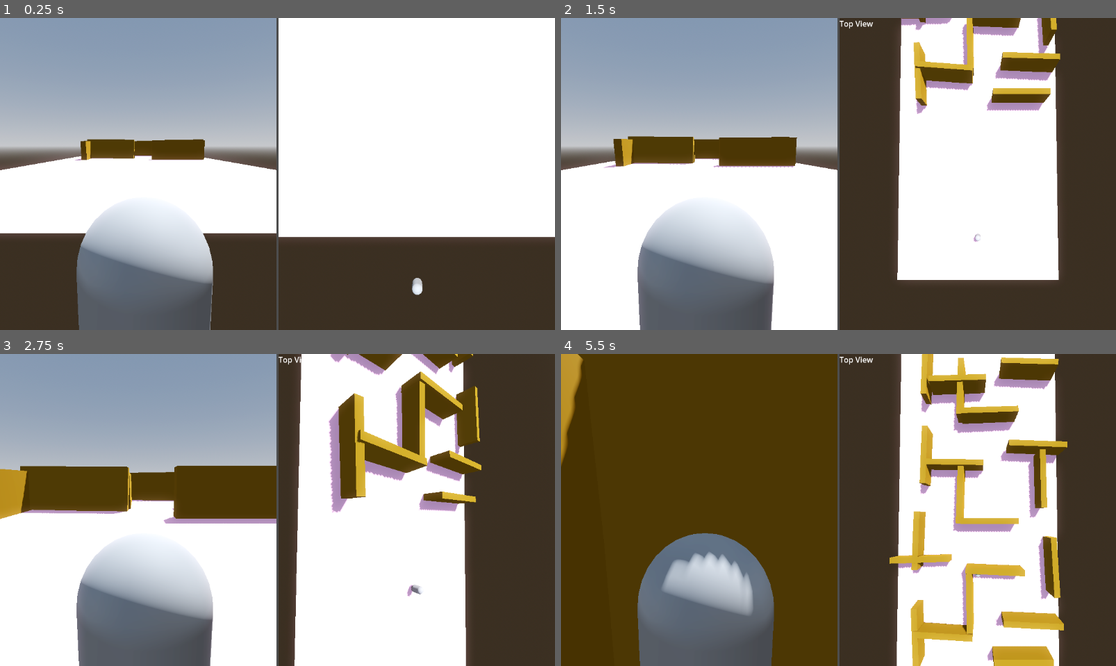
Above: before the commit, frames 1-4 (two rows, left to right).
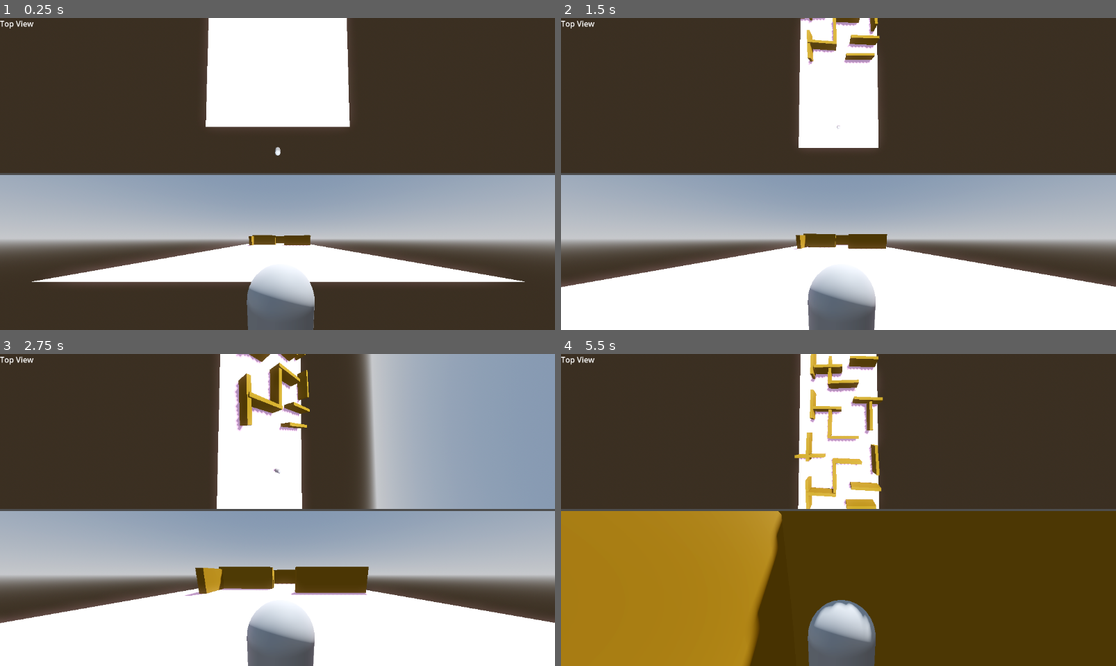
Above: after the commit, the same moments.

Repository: akj-07/mirage-marathon
Game: Godot game, scene res://World.tscn
The game is run twice, just before and just after one commit, with the same random seed, the same clock (stepped at 60 frames per second) and the same inputs.
Inputs:
- Up to frame 1 (0.25 s): no input
- Up to frame 2 (1.5 s): hold D (Right) 0.53-1.28 s; hold S (backward) from 1.28 s (still down)
- Up to frame 3 (2.75 s): release S (backward) at 2.03 s; hold D (Right) from 2.03 s (still down)
- Up to frame 4 (5.5 s): release D (Right) at 2.78 s; hold W (forward) 2.78-3.53 s; hold A (Left) 3.53-5.03 s; hold S (backward) from 5.03 s (still down)

The runs differ from the first frame. In frame 1, 82% of the frame differs, in the area x 0-100%, y 0-100%; in frame 2, 85%; in frame 3, 88%; in frame 4, 88%.

Commit message:
feat: vbox container added

Diff:
--- a/World.tscn
+++ b/World.tscn
@@ -41,7 +41,7 @@
 grow_horizontal = 2
 grow_vertical = 2
 
-[node name="HBoxContainer" type="HBoxContainer" parent="Control"]
+[node name="VBoxContainer" type="VBoxContainer" parent="Control"]
 layout_mode = 1
 anchors_preset = 15
 anchor_right = 1.0
@@ -49,58 +49,31 @@
 grow_horizontal = 2
 grow_vertical = 2
 
-[node name="SubViewportContainer" type="SubViewportContainer" parent="Control/HBoxContainer"]
+[node name="SubViewportContainer2" type="SubViewportContainer" parent="Control/VBoxContainer"]
 layout_mode = 2
 size_flags_horizontal = 3
+size_flags_vertical = 3
 stretch = true
 
-[node name="SubViewport" type="SubViewport" parent="Control/HBoxContainer/SubViewportContainer"]
+[node name="SubViewport" type="SubViewport" parent="Control/VBoxContainer/SubViewportContainer2"]
 handle_input_locally = false
-size = Vector2i(574, 648)
-render_target_update_mode = 4
-
-[node name="Player" type="CharacterBody3D" parent="Control/HBoxContainer/SubViewportContainer/SubViewport"]
-transform = Transform3D(1, 0, 0, 0, 1, 0, 0, 0, 1, 0, 0, 6.86214)
-script = ExtResource("1_8v3ya")
-
-[node name="MeshInstance3D" type="MeshInstance3D" parent="Control/HBoxContainer/SubViewportContainer/SubViewport/Player"]
-transform = Transform3D(1, 0, 0, 0, 1, 0, 0, 0, 1, 0, 1.20481, 0)
-mesh = SubResource("CapsuleMesh_7dqqd")
-
-[node name="CollisionShape3D" type="CollisionShape3D" parent="Control/HBoxContainer/SubViewportContainer/SubViewport/Player"]
-transform = Transform3D(1, 0, 0, 0, 1, 0, 0, 0, 1, 0, 1.20481, 0)
-shape = SubResource("ConvexPolygonShape3D_s01a8")
-
-[node name="Neck" type="Node3D" parent="Control/HBoxContainer/SubViewportContainer/SubViewport/Player"]
-transform = Transform3D(1, 0, 0, 0, 1, 0, 0, 0, 1, -0.0455375, 1.95083, -0.0882642)
-
-[node name="Camera3D" type="Camera3D" parent="Control/HBoxContainer/SubViewportContainer/SubViewport/Player/Neck"]
-transform = Transform3D(1, 0, 0, 0, 0.990689, 0.136148, 0, -0.136148, 0.990689, 0, 0.642558, 1.54973)
-
-[node name="SubViewportContainer2" type="SubViewportContainer" parent="Control/HBoxContainer"]
-layout_mode = 2
-size_flags_horizontal = 3
-stretch = true
-
-[node name="SubViewport" type="SubViewport" parent="Control/HBoxContainer/SubViewportContainer2"]
-handle_input_locally = false
-size = Vector2i(574, 648)
+size = Vector2i(720, 638)
 render_target_update_mode = 4
 script = ExtResource("3_ytac2")
 
-[node name="CameraForward" type="Camera3D" parent="Control/HBoxContainer/SubViewportContainer2/SubViewport"]
+[node name="CameraForward" type="Camera3D" parent="Control/VBoxContainer/SubViewportContainer2/SubViewport"]
 transform = Transform3D(1, 0, 0, 0, 0.0383354, 0.999265, 0, -0.999265, 0.0383354, -0.0487814, 21.3047, -3.23176)
 
-[node name="CameraRight" type="Camera3D" parent="Control/HBoxContainer/SubViewportContainer2/SubViewport"]
+[node name="CameraRight" type="Camera3D" parent="Control/VBoxContainer/SubViewportContainer2/SubViewport"]
 transform = Transform3D(0.692345, -0.0276616, -0.721037, 0.721567, 0.0265413, 0.691836, -1.48496e-09, -0.999265, 0.0383354, -21.0632, 21.3047, -3.23176)
 
-[node name="CameraLeft" type="Camera3D" parent="Control/HBoxContainer/SubViewportContainer2/SubViewport"]
+[node name="CameraLeft" type="Camera3D" parent="Control/VBoxContainer/SubViewportContainer2/SubViewport"]
 transform = Transform3D(0.694545, 0.0275804, 0.71892, -0.719449, 0.0266257, 0.694035, 0, -0.999265, 0.0383354, 21.2773, 21.3047, -3.23176)
 
-[node name="CameraBackward" type="Camera3D" parent="Control/HBoxContainer/SubViewportContainer2/SubViewport"]
+[node name="CameraBackward" type="Camera3D" parent="Control/VBoxContainer/SubViewportContainer2/SubViewport"]
 transform = Transform3D(1, 0, 0, 0, 0.0383354, 0.999265, 0, -0.999265, 0.0383354, -0.0487814, 38.5961, -3.23176)
 
-[node name="RichTextLabel" type="RichTextLabel" parent="Control/HBoxContainer/SubViewportContainer2/SubViewport"]
+[node name="RichTextLabel" type="RichTextLabel" parent="Control/VBoxContainer/SubViewportContainer2/SubViewport"]
 anchors_preset = 15
 anchor_right = 1.0
 anchor_bottom = 1.0
@@ -108,3 +81,31 @@
 grow_vertical = 2
 text = "Top View"
 fit_content = true
+
+[node name="SubViewportContainer" type="SubViewportContainer" parent="Control/VBoxContainer"]
+layout_mode = 2
+size_flags_vertical = 3
+stretch = true
+
+[node name="SubViewport" type="SubViewport" parent="Control/VBoxContainer/SubViewportContainer"]
+handle_input_locally = false
+size = Vector2i(720, 638)
+render_target_update_mode = 4
+
+[node name="Player" type="CharacterBody3D" parent="Control/VBoxContainer/SubViewportContainer/SubViewport"]
+transform = Transform3D(1, 0, 0, 0, 1, 0, 0, 0, 1, 0, 0, 6.86214)
+script = ExtResource("1_8v3ya")
+
+[node name="MeshInstance3D" type="MeshInstance3D" parent="Control/VBoxContainer/SubViewportContainer/SubViewport/Player"]
+transform = Transform3D(1, 0, 0, 0, 1, 0, 0, 0, 1, 0, 1.20481, 0)
+mesh = SubResource("CapsuleMesh_7dqqd")
+
+[node name="CollisionShape3D" type="CollisionShape3D" parent="Control/VBoxContainer/SubViewportContainer/SubViewport/Player"]
+transform = Transform3D(1, 0, 0, 0, 1, 0, 0, 0, 1, 0, 1.20481, 0)
+shape = SubResource("ConvexPolygonShape3D_s01a8")
+
+[node name="Neck" type="Node3D" parent="Control/VBoxContainer/SubViewportContainer/SubViewport/Player"]
+transform = Transform3D(1, 0, 0, 0, 1, 0, 0, 0, 1, -0.0455375, 1.95083, -0.0882642)
+
+[node name="Camera3D" type="Camera3D" parent="Control/VBoxContainer/SubViewportContainer/SubViewport/Player/Neck"]
+transform = Transform3D(1, 0, 0, 0, 0.990689, 0.136148, 0, -0.136148, 0.990689, 0, 0.642558, 1.54973)
Not shown, added: export_presets.cfg
Not shown, added: .DS_Store
